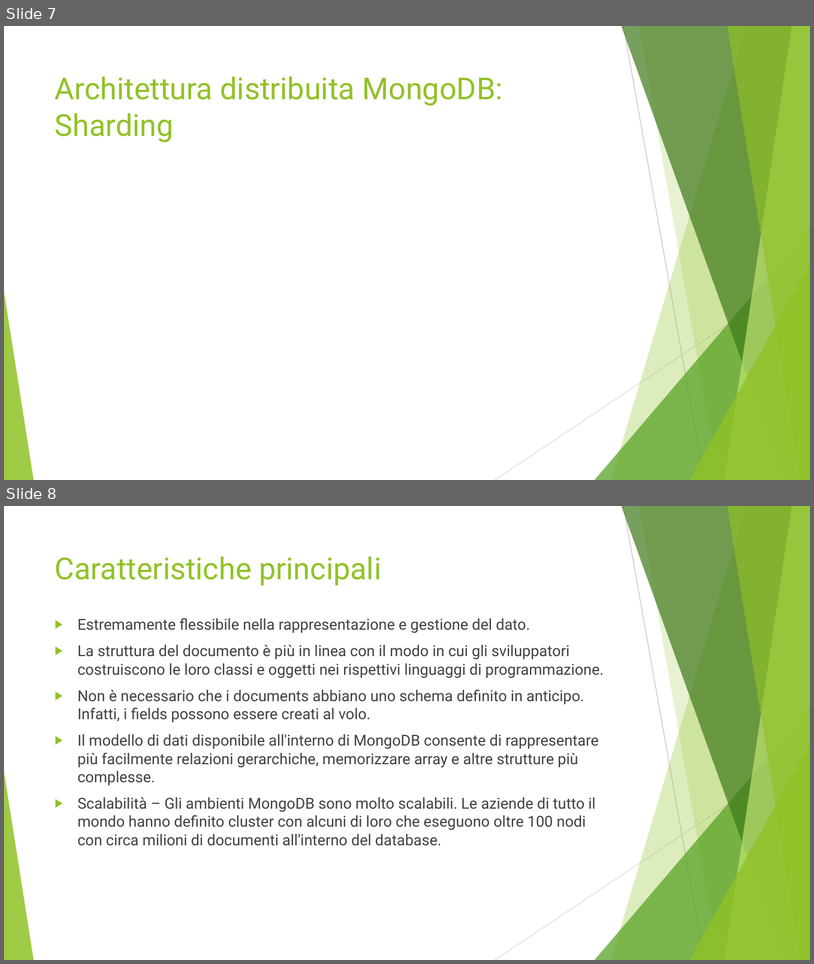
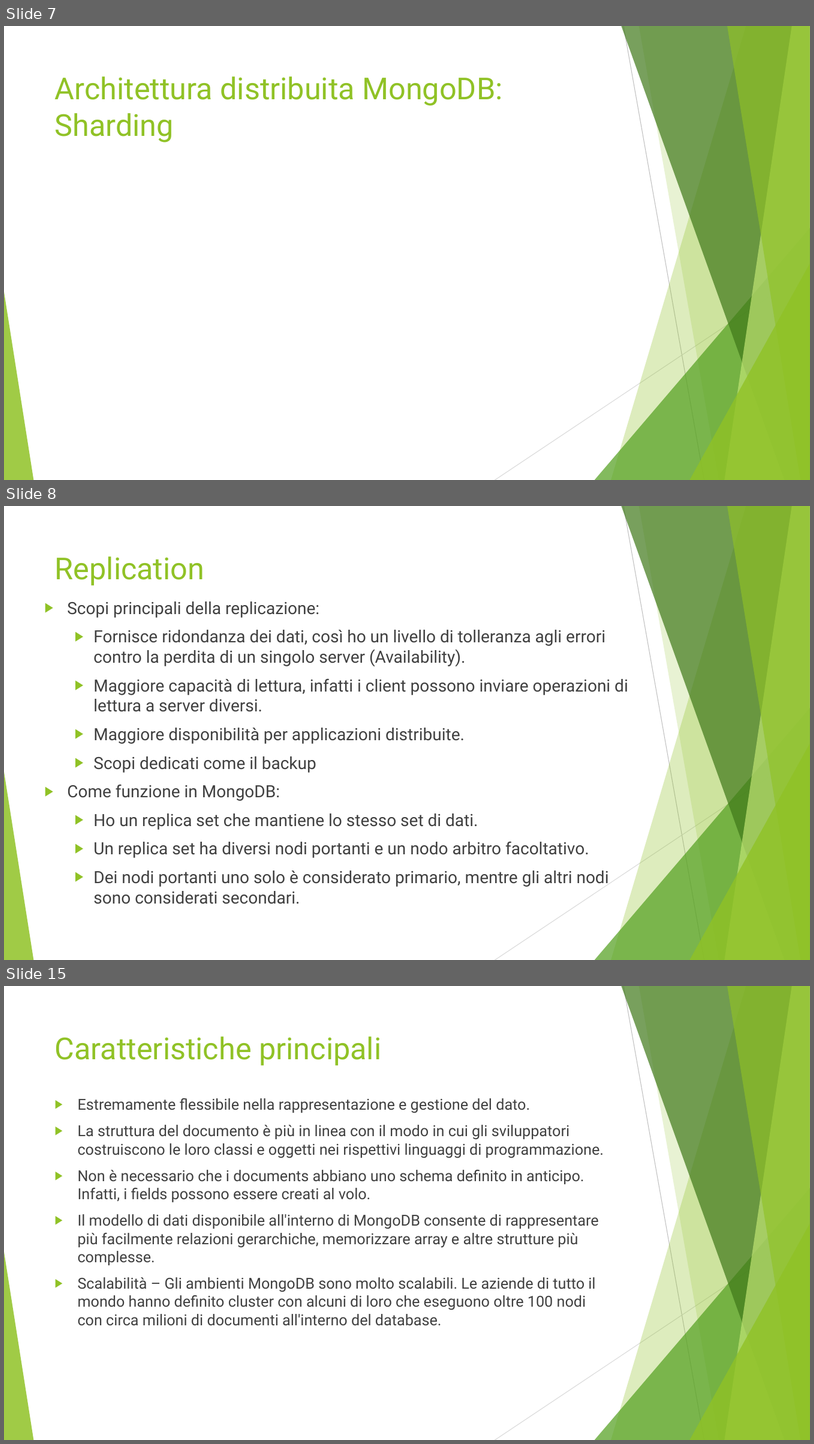
Before and after one commit to Buzzolan/VeronaCardMongoDB, a slide deck: Presentazione_progetto.pptx. Shown one above the other, each under a label of ours: slides 7 and 8 before the commit, slides 7, 8 and 15 after it; the slides between them are not shown. The pictures are 814x964 and 814x1444 pixels, drawn with LibreOffice and Linux fonts; fonts in the diff are those of the drawing. Boxes give left, top, right and bottom in pixels: in the first picture for what was removed or moved away, otherwise in the second. Text is boxed around its words. In the diff, an @@ line names an element or a change of style, - is before the commit and + after.

Commit message:
Parte replica set da terminare

```diff
--- a/Presentazione_progetto.pptx
+++ b/Presentazione_progetto.pptx
@@ slide 8 added at <box>4,506,810,960</box>, background #FFFFFF; not listed: 10 template elements that a slide beside it also shows @@
@@ title added at <box>55,556,205,586</box>, 36 pt, text #90C226 @@
+Replication
@@ text added at <box>67,601,629,904</box>, 20 pt, text #404040 @@
+▶ Scopi principali della replicazione:
+  ▶ Fornisce ridondanza dei dati, così ho un livello di tolleranza agli errori contro la perdita di un singolo server (Availability).
+  ▶ Maggiore capacità di lettura, infatti i client possono inviare operazioni di lettura a server diversi.
+  ▶ Maggiore disponibilità per applicazioni distribuite.
+  ▶ Scopi dedicati come il backup
+▶ Come funzione in MongoDB:
+  ▶ Ho un replica set che mantiene lo stesso set di dati.
+  ▶ Un replica set ha diversi nodi portanti e un nodo arbitro facoltativo.
+  ▶ Dei nodi portanti uno solo è considerato primario, mentre gli altri nodi sono considerati secondari.
@@ what was slide 8 is now slide 15 @@
```
Also in this commit, not shown: 6 other slides added, 5 other files.
